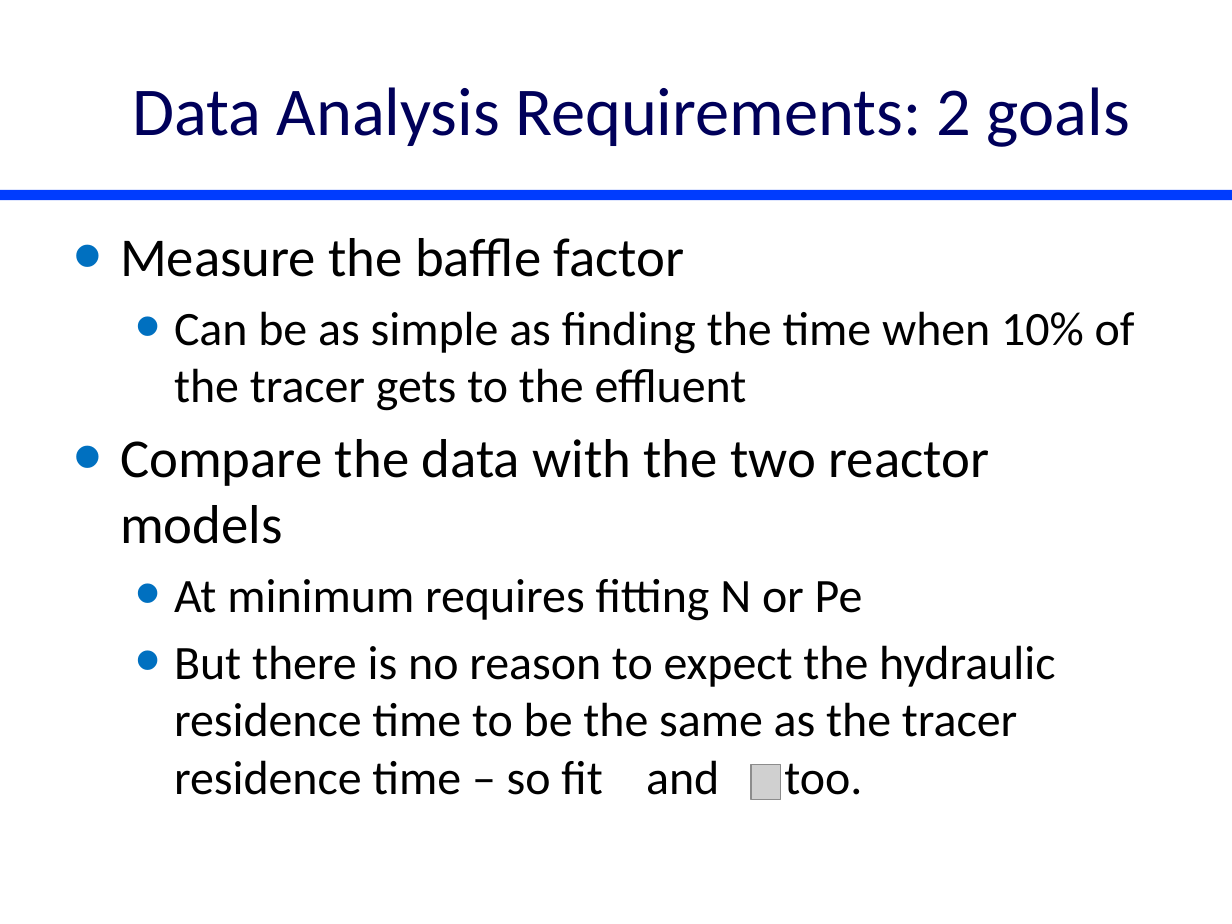
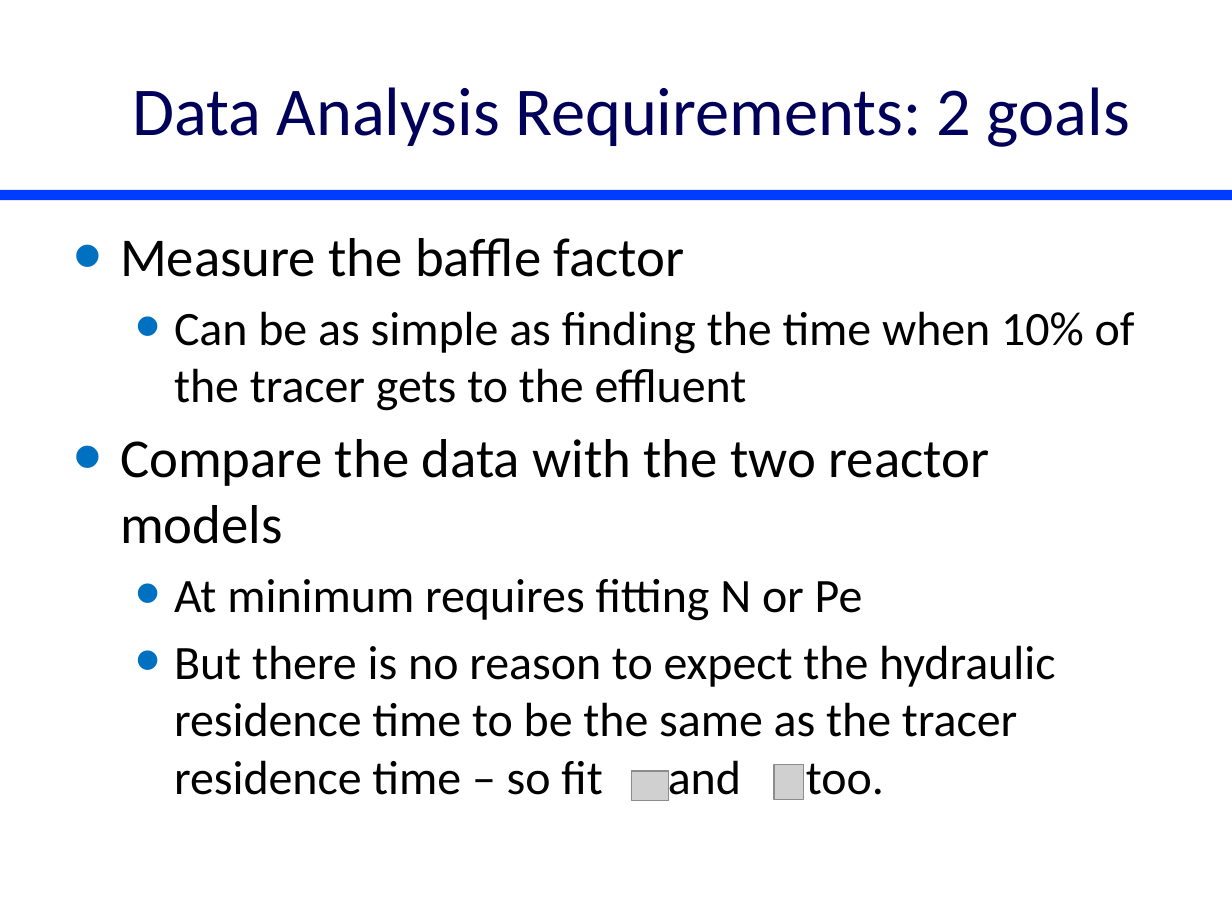
Before and after one commit to monroews/CEE4530, a slide deck: slide 37 of website/pptx/Reactor_Characteristics.pptx (slide 38 before the commit). Drawn at 1232x924 pixels with LibreOffice and Linux fonts; fonts in the diff are those of the drawing; grey boxes stand for pictures; background and template pictures are left out. Boxes give left, top, right and bottom in pixels: in the first picture for what was removed or moved away, otherwise in the second. Text is boxed around its words. In the diff, an @@ line names an element or a change of style, - is before the commit and + after.

Commit message:
update reactor and acid

```diff
--- a/website/pptx/Reactor_Characteristics.pptx
+++ b/website/pptx/Reactor_Characteristics.pptx
@@ text "Measure the baffle factor" rewrapped from box(120, 238, 1135, 795) to box(120, 238, 1135, 801) @@
@@ picture added at box(631, 771, 668, 801) @@
@@ picture: place and size @@
-picture at box(752, 764, 781, 800)
+picture at box(774, 764, 803, 800)
```
Also in this commit, not shown: 9 other slides changed, 1 slide removed, 2 other files.
